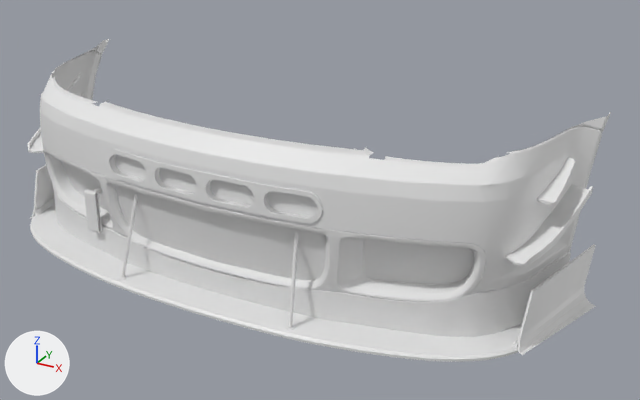
A saved change to the glTF model public/parts/wendtStrom_frontBumper_trackWild.glb.
One viewpoint serves both versions: a 50 mm lens placed at (1.273, -3.829, 1.327), pointed at (0.15, -1.787, 0.306). Lighting does not change. The marker at lower left points along +X, +Y and +Z. The picture after the commit comes second. Where no turn or scale is listed for an object, it has been applied to the vertices.

The scene before the commit, as lines of its bpy script (objects in view):
```python
mat_black = principled_material('Black')
mat_black.base_color = (0.8, 0.8, 0.8)  # white #e7e7e7
mat_paint = principled_material('Paint')
mat_paint.base_color = (0.8, 0.8, 0.8)  # white #e7e7e7
me_wendtstrom_frontbumper_trackwild = bpy.data.meshes.new('wendtStrom.frontBumper_trackWild')
me_wendtstrom_frontbumper_trackwild.from_pydata(...)  # 3459 vertices, 6511 faces; spans x -0.93..0.93, y -0.36..0.36, z -0.24..0.24
# faces by material slot: [3341, 2586, 180, 404]
me_wendtstrom_frontbumper_trackwild.materials.append(mat_paint)  # white #e7e7e7
me_wendtstrom_frontbumper_trackwild.materials.append(mat_black)  # white #e7e7e7
me_wendtstrom_frontbumper_trackwild.materials.append(mat_chrome)  # white #e7e7e7
me_wendtstrom_frontbumper_trackwild.materials.append(mat_strap)  # white #e7e7e7
ob_frontbumper_trackwild = bpy.data.objects.new('frontBumper_trackWild', me_wendtstrom_frontbumper_trackwild)
ob_frontbumper_trackwild.location = (0.0, -1.846, 0.353)
```
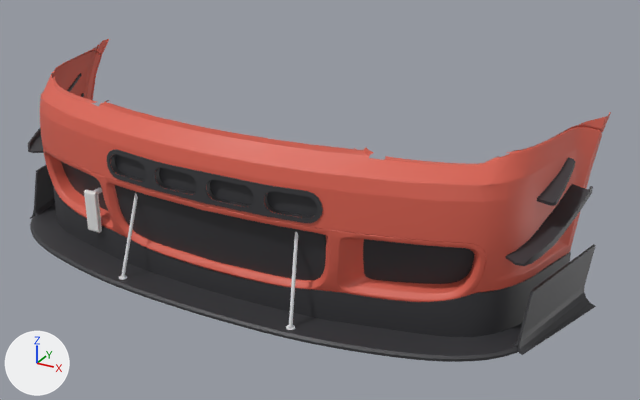
Location of each change, [x1, y1, x2, y2] in pixels of the pictures (640 x 400 px):
'frontBumper_trackWild', recoloured (darker): [28, 39, 611, 362] in both

What the commit changed:
Material 'Paint' (mat_paint) changes colour from white #e7e7e7 to red #da6150; in linear values from (0.8, 0.8, 0.8) to (0.7, 0.12, 0.08).
Material 'Black' (mat_black) changes colour from white #e7e7e7 to dark grey #38383c; in linear values from (0.8, 0.8, 0.8) to (0.04, 0.04, 0.045).
